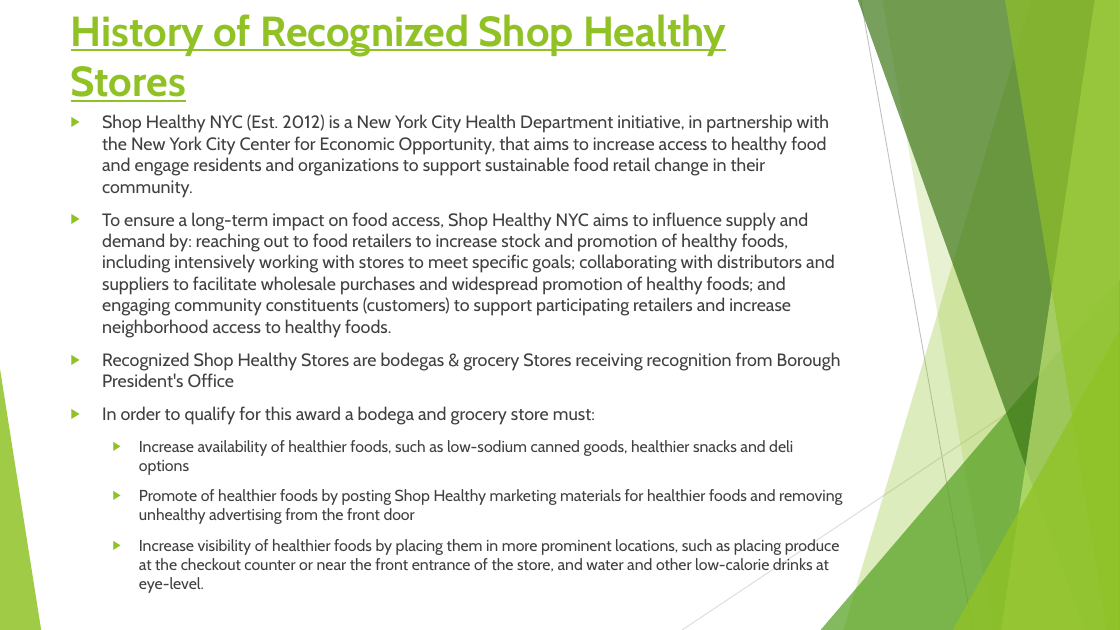
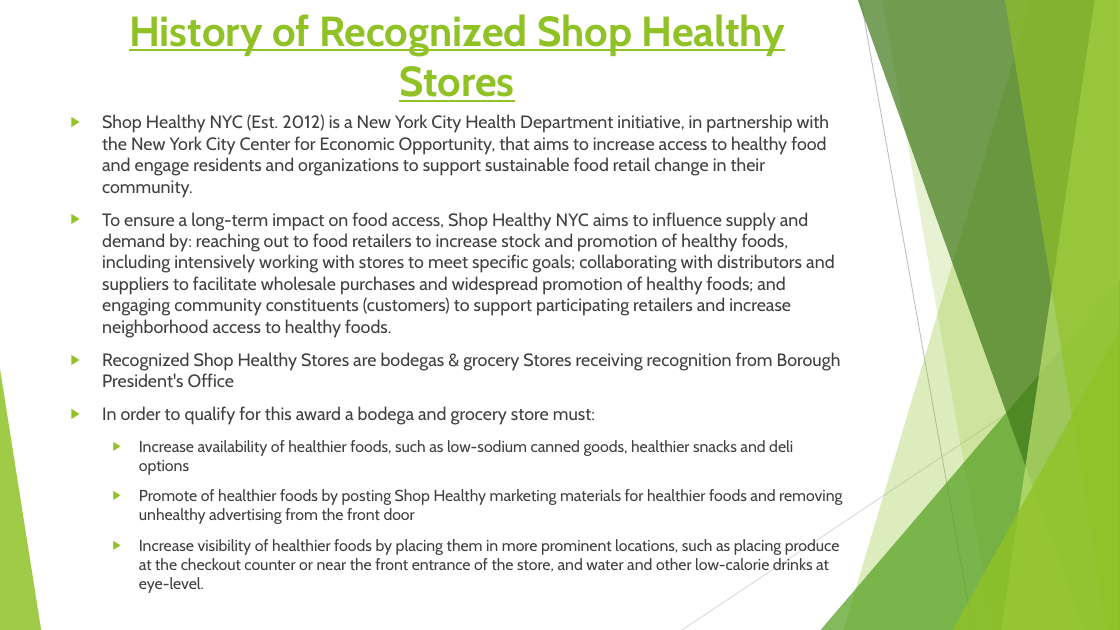
Before and after one commit to LJRollerII/NSS_Capstone_Project, a slide deck: slide 7 of presentation/Healthy_Food_Access_in_NYC.pptx. Drawn at 1120x630 pixels with LibreOffice and Linux fonts; fonts in the diff are those of the drawing. Boxes give left, top, right and bottom in pixels: in the first picture for what was removed or moved away, otherwise in the second. Text is boxed around its words. In the diff, an @@ line names an element or a change of style, - is before the commit and + after.

```diff
--- a/presentation/Healthy_Food_Access_in_NYC.pptx
+++ b/presentation/Healthy_Food_Access_in_NYC.pptx
@@ title "History of Recognized Shop Healthy ..." at box(129, 14, 785, 102): alignment left to centre @@
```
Also in this commit, not shown: 3 slides added, 7 other files.
